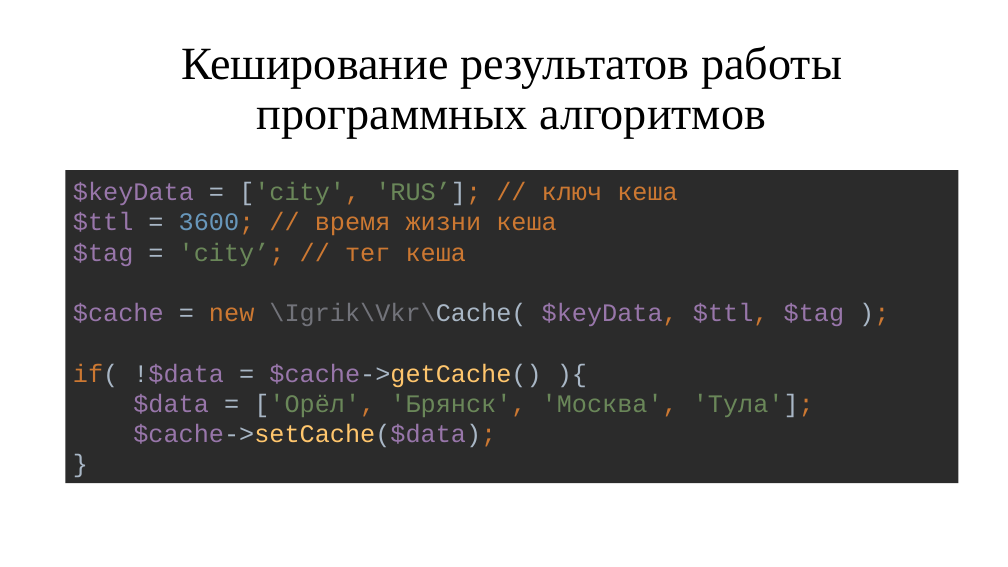
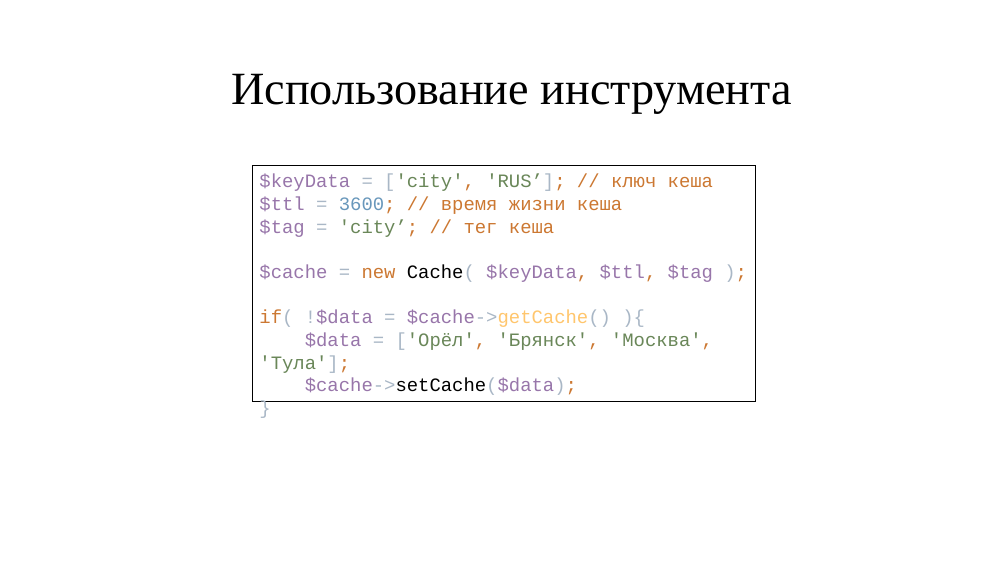
Before and after one commit to IgorTyutyunov/-, a slide deck: slide 7 of ВКР_5.pptx. Drawn at 1008x567 pixels with LibreOffice and Linux fonts; fonts in the diff are those of the drawing. Boxes give left, top, right and bottom in pixels: in the first picture for what was removed or moved away, otherwise in the second. Text is boxed around its words. In the diff, an @@ line names an element or a change of style, - is before the commit and + after.

```diff
--- a/ВКР_5.pptx
+++ b/ВКР_5.pptx
@@ title at [231,73,792,114]: text changed @@
-Кеширование результатов работы программных алгоритмов
+Использование инструмента
@@ rectangle "$keyData = ['city', 'RUS’]; // ...": place and size @@
-rectangle "$keyData = ['city', 'RUS’]; // ..." at [65,170,958,483]
+rectangle "$keyData = ['city', 'RUS’]; // ..." at [252,165,756,402]
@@ rectangle "$keyData = ['city', 'RUS’]; // ..." at [252,165,756,402]: vertical alignment middle to top; fill #2B2B2B to none; outline none to #000000 0.75 pt @@
@@ text in rectangle at [259,174,713,282]: text changed; size 24 to 18 pt @@
-$keyData = ['city', 'RUS’]; // ключ кеша
-$ttl = 3600; // время жизни кеша
-$tag = 'city’; // тег кеша
-$cache = new \Igrik\Vkr\Cache( $keyData, $ttl, $tag );
+$keyData = ['city', 'RUS’]; // ключ кеша
+$ttl = 3600; // время жизни кеша
+$tag = 'city’; // тег кеша
+$cache = new Cache( $keyData, $ttl, $tag );
@@ text in rectangle at [259,310,713,395]: size 24 to 18 pt in "if( !$data = $cache->getCache() ){ $data = ..."; text colour #FFC66D to #000000 in "$cache->setCache($data);" @@
```
Also in this commit, not shown: 1 other slide changed, 2 slides added, 1 slide removed.
